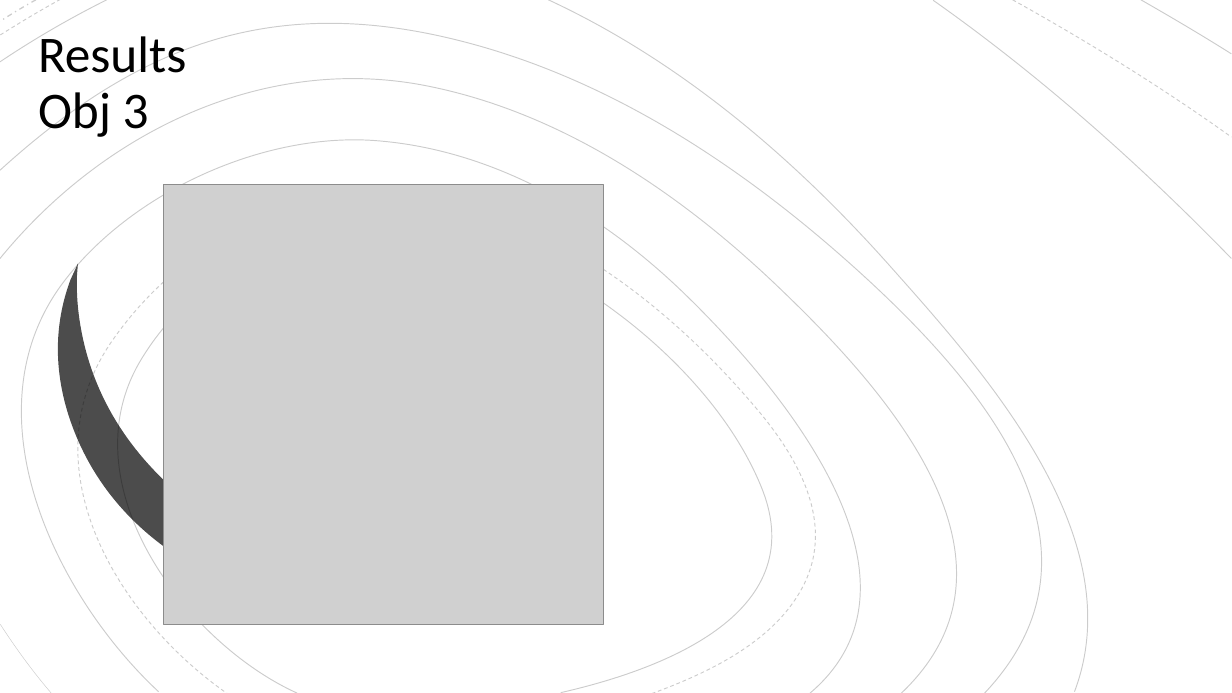
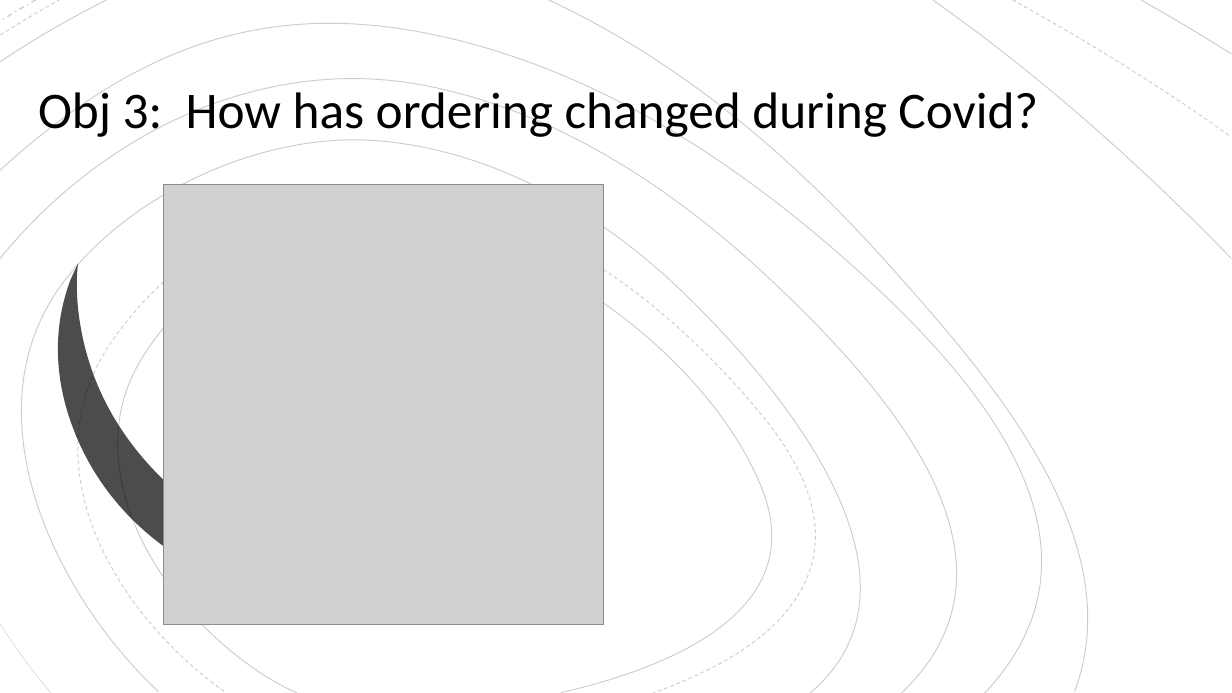
Before and after one commit to East-Coast-Collaboration/Final-Project, a slide deck: slide 8 of Presentation.pptx. Drawn at 1232x693 pixels with LibreOffice and Linux fonts; fonts in the diff are those of the drawing; grey boxes stand for pictures. Boxes give left, top, right and bottom in pixels: in the first picture for what was removed or moved away, otherwise in the second. Text is boxed around its words. In the diff, an @@ line names an element or a change of style, - is before the commit and + after.

```diff
--- a/Presentation.pptx
+++ b/Presentation.pptx
@@ title at <box>38,85,1038,140</box>: text changed @@
-Results
-Obj 3
+Obj 3: How has ordering changed during Covid?
```
Also in this commit, not shown: 2 other slides changed, 2 other files.
